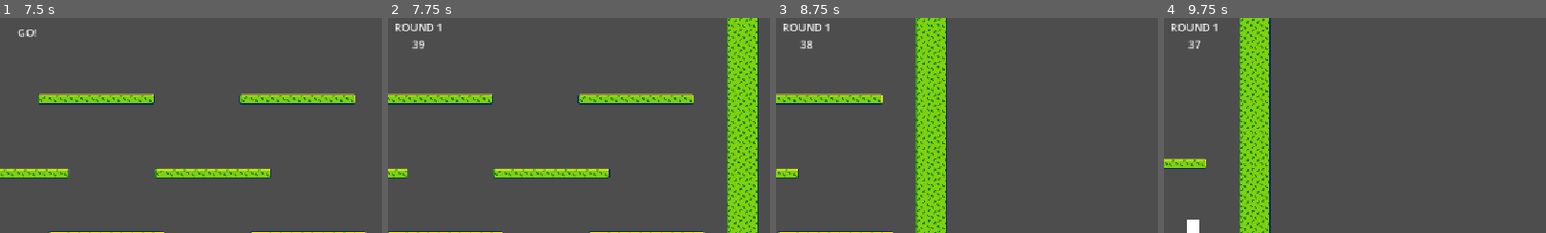
Above: before the commit, frames 1-4 (left to right).
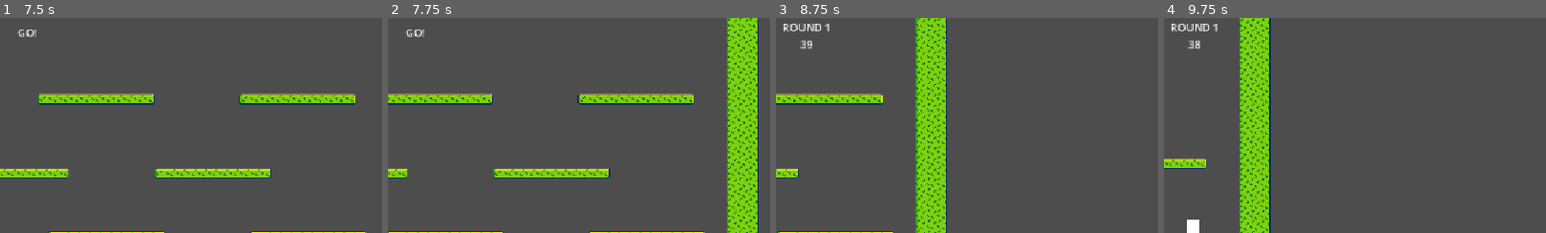
Above: after the commit, the same moments.

Repository: Ityer/Jam-Game
Game: Godot game, scene res://Scenes/Map/Main.tscn
Two runs of this game, one before a commit and one after it. Both use one fixed random seed, a clock stepped at 60 frames per second and the inputs below.
Inputs:
- Up to frame 1 (7.5 s): tap Enter (ui_accept) at 0.5, 0.77, 1.52, 3.02, 3.77, 4.52, 6.02, 6.77 s; hold Right (ui_right) 0.53-2.03 s; hold Left (ui_left) 2.03-2.78 s; hold Right (ui_right) 2.78-4.28 s; hold Left (ui_left) 4.28-5.03 s; hold Right (ui_right) 5.03-5.78 s; hold Left (ui_left) 5.78-7.28 s; hold Right (ui_right) from 7.28 s (still down)
- Up to frame 2 (7.75 s): keep holding Right (ui_right); tap Enter (ui_accept) at 7.52 s
- Up to frame 3 (8.75 s): keep holding Right (ui_right)
- Up to frame 4 (9.75 s): tap Enter (ui_accept) at 9.02 s; release Right (ui_right) at 9.53 s; hold Left (ui_left) from 9.53 s (still down)
The pictures show only the part of the screen within x 47-97%, y 0-50%; the shares and areas given below are measured in that part.

Frame 1 is identical in both runs. In frame 2, 0.5% of the frame differs, in the area x 2-14%, y 2-15%; in frame 3, less than 0.1%; in frame 4, less than 0.1%.

Commit message:
timing and folders

Diff:
--- a/Scenes/CoreGameLoop/ui_and_functionality.gd
+++ b/Scenes/CoreGameLoop/ui_and_functionality.gd
@@ -4,7 +4,7 @@
 var current_round := 0
 var max_rounds := 5
 var round_length:= 40
-var round_pause:= 13.1
+var round_pause:= 12
 
 @onready var round_label = $CanvasLayer/CenterContainer/Label
 
@@ -35,7 +35,7 @@
 
 	round_label.text = "GO!"
 	in_play = true
-	await get_tree().create_timer(0.5).timeout
+	await get_tree().create_timer(1).timeout
 	round_label.text = "ROUND %d\n" % round
 	for i in range(roundLength - 1, -1, -1):
 		round_label.text = "ROUND %d\n%d" % [round, i]
Not shown, added: Assets/Music/New Text Document.txt
Not shown, added: Assets/NewArt/New Text Document.txt
